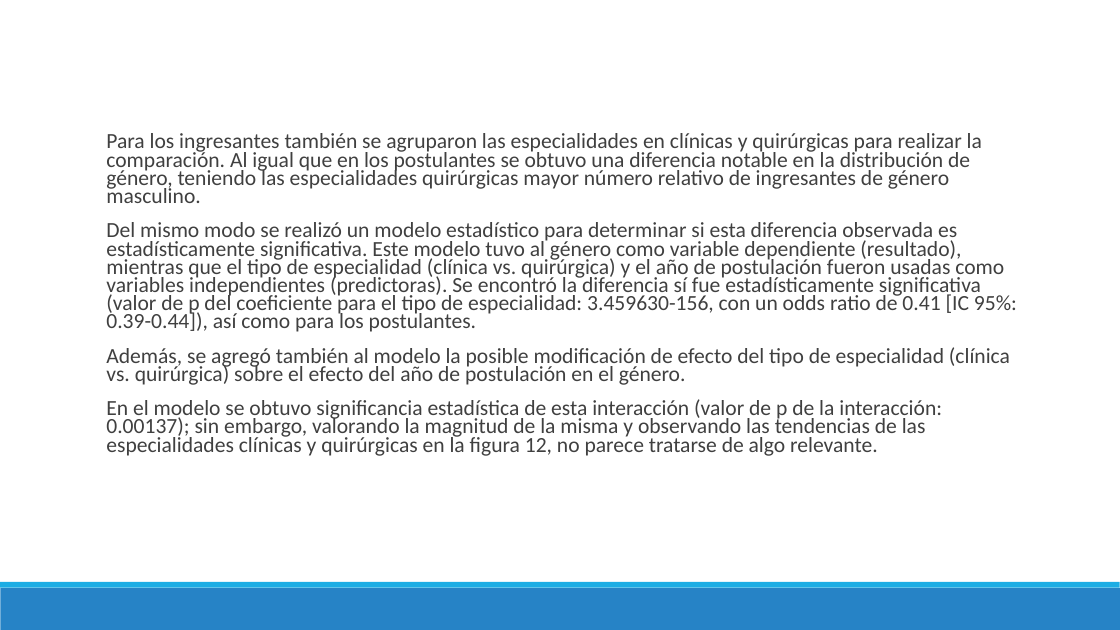
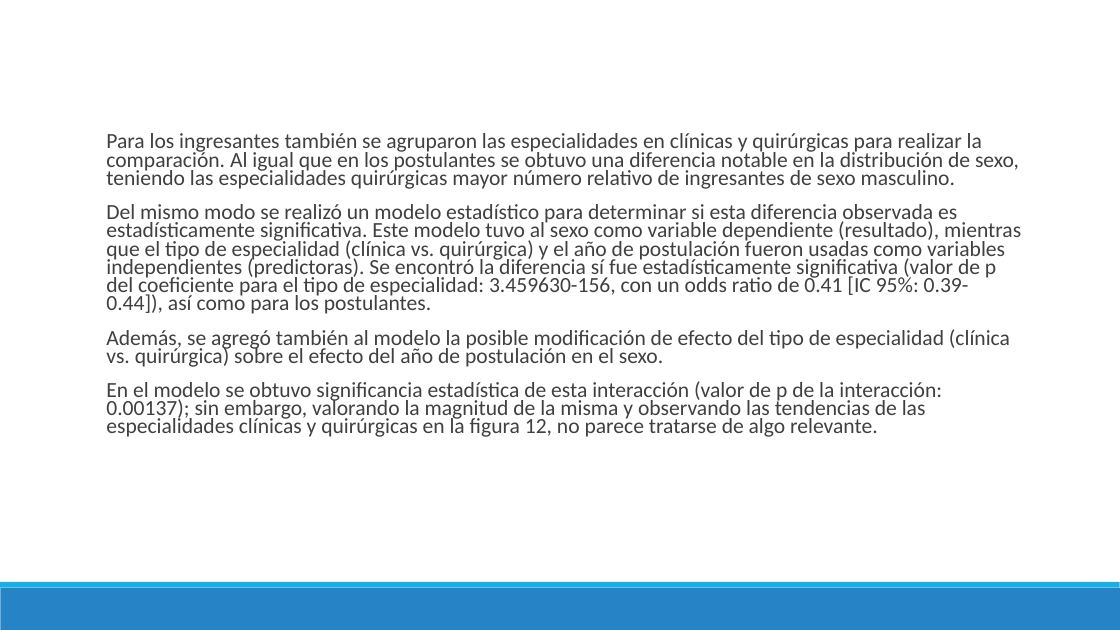
Before and after one commit to danimedi/tesis_genero_especialidades, a slide deck: slide 49 of doc/diapositivas_sustentacion_tesis.pptx. Drawn at 1120x630 pixels with LibreOffice and Linux fonts; fonts in the diff are those of the drawing. Boxes give left, top, right and bottom in pixels: in the first picture for what was removed or moved away, otherwise in the second. Text is boxed around its words. In the diff, an @@ line names an element or a change of style, - is before the commit and + after.

```diff
--- a/doc/diapositivas_sustentacion_tesis.pptx
+++ b/doc/diapositivas_sustentacion_tesis.pptx
@@ text at (x1=106, y1=133, x2=1021, y2=367): text changed @@
-  Para los ingresantes también se agruparon las especialidades en clínicas y quirúrgicas para realizar la comparación. Al igual que en los postulantes se obtuvo una diferencia notable en la distribución de género, teniendo las especialidades quirúrgicas mayor número relativo de ingresantes de género masculino.
-  Del mismo modo se realizó un modelo estadístico para determinar si esta diferencia observada es estadísticamente significativa. Este modelo tuvo al género como variable dependiente (resultado), mientras que el tipo de especialidad (clínica vs. quirúrgica) y el año de postulación fueron usadas como variables independientes (predictoras). Se encontró la diferencia sí fue estadísticamente significativa (valor de p del coeficiente para el tipo de especialidad: 3.459630-156, con un odds ratio de 0.41 [IC 95%: 0.39-0.44]), así como para los postulantes.
-  Además, se agregó también al modelo la posible modificación de efecto del tipo de especialidad (clínica vs. quirúrgica) sobre el efecto del año de postulación en el género.
+  Para los ingresantes también se agruparon las especialidades en clínicas y quirúrgicas para realizar la comparación. Al igual que en los postulantes se obtuvo una diferencia notable en la distribución de sexo, teniendo las especialidades quirúrgicas mayor número relativo de ingresantes de sexo masculino.
+  Del mismo modo se realizó un modelo estadístico para determinar si esta diferencia observada es estadísticamente significativa. Este modelo tuvo al sexo como variable dependiente (resultado), mientras que el tipo de especialidad (clínica vs. quirúrgica) y el año de postulación fueron usadas como variables independientes (predictoras). Se encontró la diferencia sí fue estadísticamente significativa (valor de p del coeficiente para el tipo de especialidad: 3.459630-156, con un odds ratio de 0.41 [IC 95%: 0.39-0.44]), así como para los postulantes.
+  Además, se agregó también al modelo la posible modificación de efecto del tipo de especialidad (clínica vs. quirúrgica) sobre el efecto del año de postulación en el sexo.
```
Also in this commit, not shown: 48 other slides changed, 2 other files.
